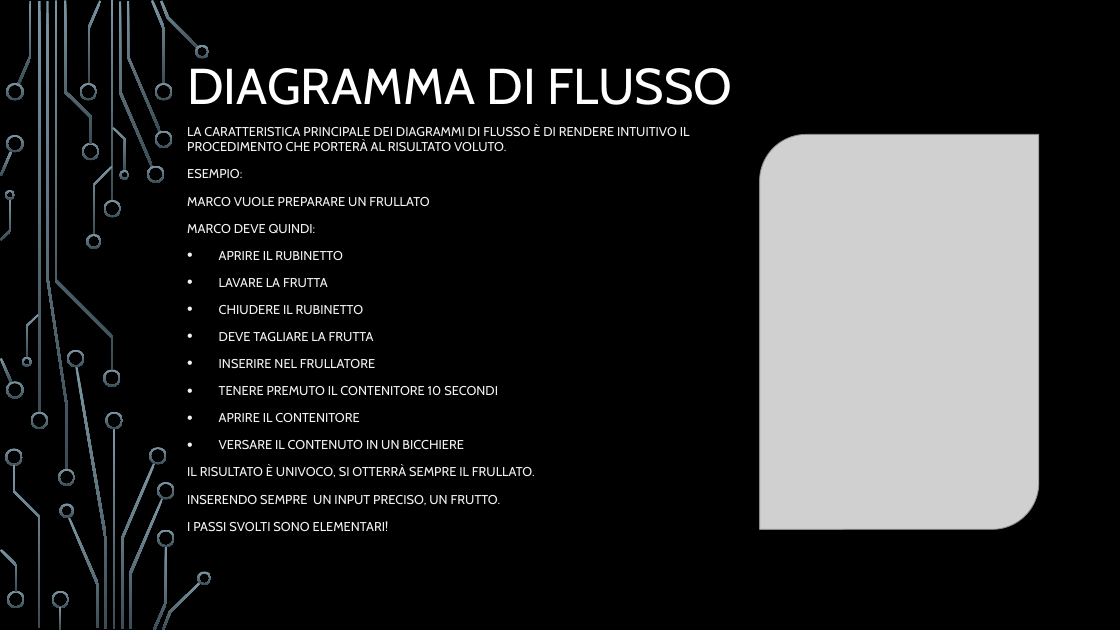
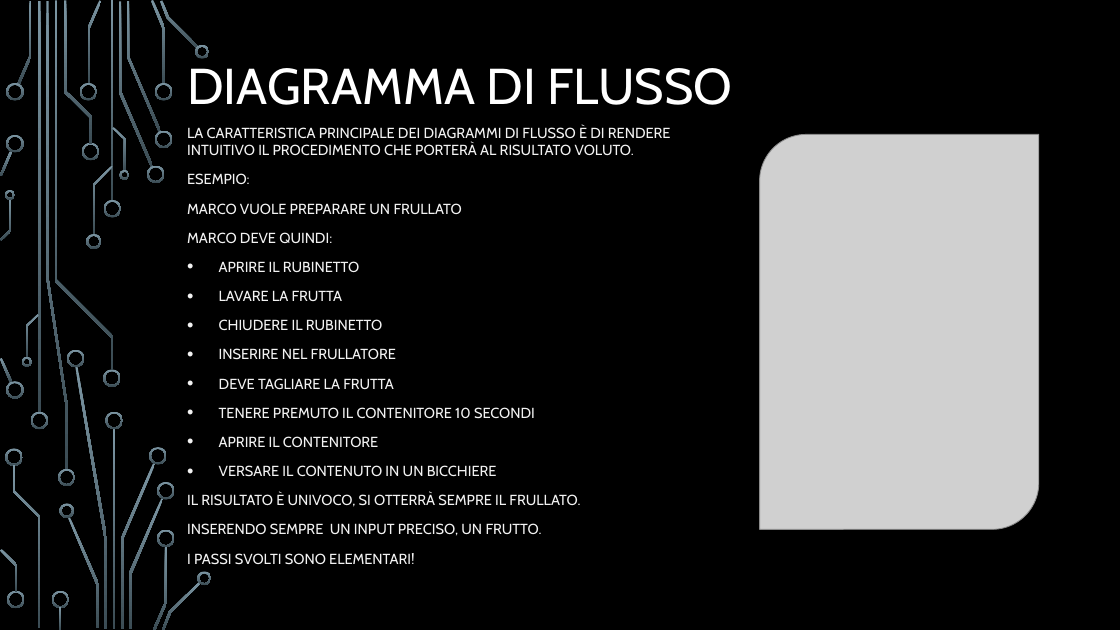
Before and after one commit to Eros-Capo/Corso-Java, a slide deck: slide 27 of Corso Java.pptx. Drawn at 1120x630 pixels with LibreOffice and Linux fonts; fonts in the diff are those of the drawing; grey boxes stand for pictures; background and template pictures are left out. Boxes give left, top, right and bottom in pixels: in the first picture for what was removed or moved away, otherwise in the second. Text is boxed around its words. In the diff, an @@ line names an element or a change of style, - is before the commit and + after.

```diff
--- a/Corso Java.pptx
+++ b/Corso Java.pptx
@@ subtitle at <box>187,125,671,565</box>: size 11 to 12.5 pt @@
@@ subtitle at <box>219,348,396,360</box>: paragraph added @@
+• INSERIRE NEL FRULLATORE
@@ subtitle at <box>219,359,375,368</box>: paragraph removed @@
-• INSERIRE NEL FRULLATORE
```
Also in this commit, not shown: 15 other slides changed, 4 slides added, 3 slides removed, 6 other files.
